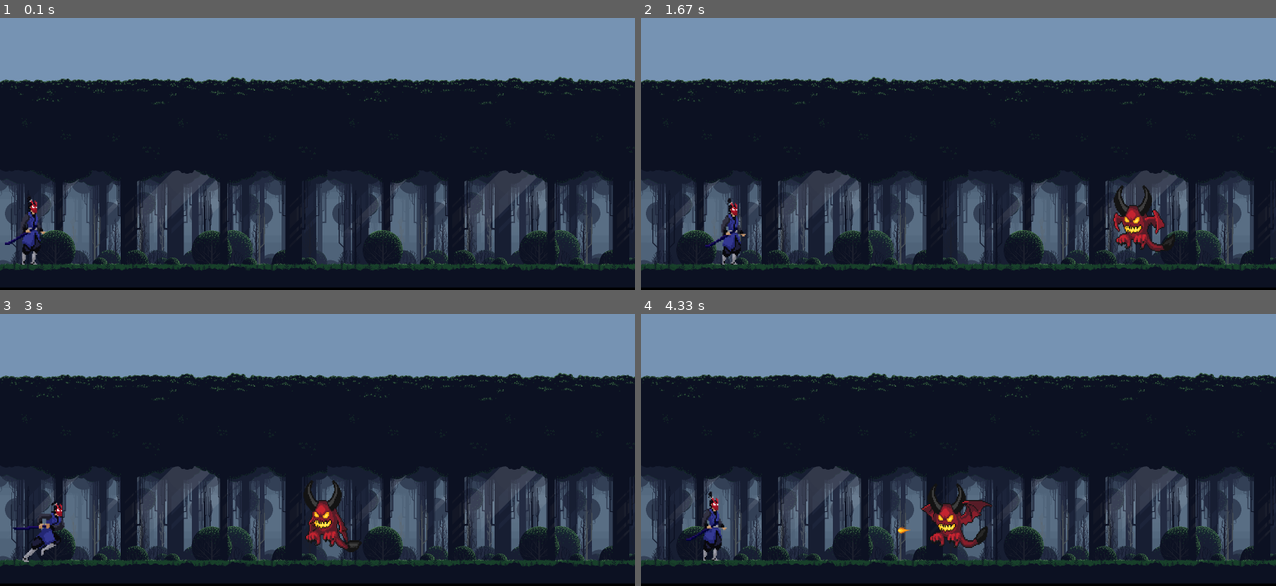
Above: before the commit, frames 1-4 (two rows, left to right).
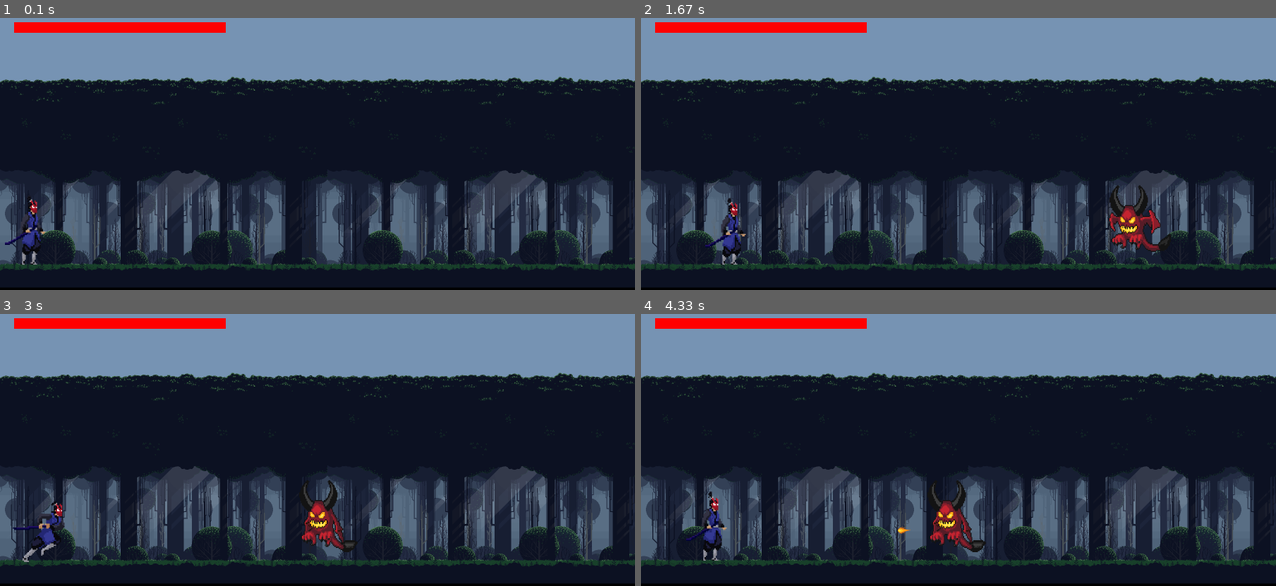
Above: after the commit, the same moments.

Repository: ShayanSam/shinobi-pygame
Game: pygame game, started from main.py
Same seed, same stepped clock (60 frames per second), same inputs: the game is played once before the commit and once after it.
Inputs:
- Up to frame 1 (0.1 s): no input
- Up to frame 2 (1.67 s): tap Space at 0.33 s; hold Right 0.67-1.13 s; hold Right 1.17-1.63 s
- Up to frame 3 (3 s): hold Left 1.67-2.2 s; hold Left 2.23-2.63 s; hold Right from 2.67 s (still down)
- Up to frame 4 (4.33 s): release Right at 3.3 s; hold Left 3.33-3.8 s; hold Right 3.83-4.3 s

The runs differ from the first frame. In frame 1, 1.3% of the frame differs, in the area x 2-36%, y 1-6%; in frame 2, 2.4%, in the area x 2-85%, y 1-87%; in frame 3, 2.3%; in frame 4, 2.4%.

Commit message:
add health bar

Diff:
--- a/flying_demon.py
+++ b/flying_demon.py
@@ -1,3 +1,4 @@
+from sys import pycache_prefix
 import pygame
 from settings import *
 
@@ -10,31 +11,22 @@
         self.width = 220
         self.height = 210
         self.health = 80
-        self.count = 3
+        self.count = 10
         self.is_it_stop = False
         self.projectile_x = 900
         self.projectile_y = 640
         self.flying_frames = [pygame.transform.scale(pygame.image.load(f"./assets/flying_demon/demon_flying_{i}.png"),(self.height,self.width)) for i in range(4)]
         self.attack_frames = [pygame.transform.scale(pygame.image.load(f"./assets/flying_demon/demon_attack_{i}.png"),(self.height,self.width)) for i in range(8)]
         self.bk_flying_frames = [pygame.transform.scale(pygame.transform.flip(pygame.image.load(f"./assets/flying_demon/demon_flying_{i}.png"), True, False),(self.height,self.width)) for i in range(4)]
-
         self.hurt_frame = pygame.transform.scale(pygame.image.load(f"./assets/flying_demon/hurt_1.png"),(self.height,self.width))
-
-
         self.bk_hurt_frame = pygame.transform.scale(pygame.transform.flip(pygame.image.load(f"./assets/flying_demon/hurt_1.png"),True, False),(self.height,self.width))
-
         self.projectile = pygame.transform.scale(pygame.image.load(f"./assets/flying_demon/projectile.png"),(48, 32))
         self.projectile_rect = self.projectile.get_rect()
         self.projectile_rect.center = (self.projectile_x, self.projectile_y)
-
         self.bk_projectile = pygame.transform.scale(pygame.transform.flip(pygame.image.load(f"./assets/flying_demon/projectile.png"), True, False),(48, 32))
         self.bk_projectile_rect = self.projectile.get_rect()
         self.bk_projectile_rect.center = (self.projectile_x, self.projectile_y)
         self.bk_mask_projectile = pygame.mask.from_surface(self.bk_projectile)
-
-        self.death_frames = [pygame.transform.scale(pygame.image.load(f"./assets/flying_demon/death_{i}.png"),(self.height,self.width)) for i in range(7)]
-
-        self.bk_death_frames = [pygame.transform.scale(pygame.transform.flip(pygame.image.load(f"./assets/flying_demon/death_{i}.png"),True, False),(self.height,self.width)) for i in range(7)]
         self.current_sprite = 0
         self.image = self.flying_frames[self.current_sprite]
         self.rect = self.image.get_rect()
@@ -45,7 +37,6 @@
 
     def update(self, hero, keys, screen, group):
         if self.count > 0:
-            group.draw(screen)
             self.current_sprite += 0.3
             self.rect.center = (self.x_p ,self.y_p)
             self.fly_forward()
@@ -53,8 +44,7 @@
             self.attack(screen, hero)
             self.hurt(hero.facing_forward, hero.sword_rect, keys )
             self.death()
-            self.death_animation(hero.facing_forward)
-            print(self.is_it_stop)
+            group.draw(screen)
 
 
 
@@ -116,17 +106,9 @@
             self.health -= 20
 
 
-    def death_animation(self, facing_forward):
-        if self.health < 0 :
-            if self.current_sprite >= len(self.death_frames):
-                self.current_sprite = 0
-            if facing_forward:
-                 self.image = self.death_frames[int(self.current_sprite)]
-            else:
-                self.imgae = self.bk_death_frames[int(self.current_sprite)]
 
     def death(self):
-        if self.health < 0  :
+        if self.health < 0 :
             self.is_it_stop = False
             self.count -= 1
             self.x_p = 2300
--- a/hero.py
+++ b/hero.py
@@ -19,8 +19,8 @@
         self.attack_frame = pygame.transform.scale(pygame.image.load(f"./assets/hero/attack_2.png"),(self.width,self.height))
         self.bk_attack_frame = pygame.transform.scale(pygame.transform.flip(pygame.image.load(f"./assets/hero/attack_2.png"), True, False),(self.width,self.height))
 
-        self.take_hit_frame = pygame.transform.scale(pygame.image.load(f"./assets/hero/hero_take_hit_0.png"),(self.width,self.height))
-        self.bk_take_hit_frame = pygame.transform.scale(pygame.transform.flip(pygame.image.load(f"./assets/hero/hero_take_hit_0.png"),True, False),(self.width,self.height))
+        self.take_hit_frame = pygame.transform.scale(pygame.image.load(f"./assets/hero/hit.png"),(self.width,self.height))
+        self.bk_take_hit_frame = pygame.transform.scale(pygame.transform.flip(pygame.image.load(f"./assets/hero/hit.png"),True, False),(self.width,self.height))
 
 
         self.jump_frame = pygame.transform.scale(pygame.image.load(f"./assets/hero/hero_jump_0.png"),(self.width,self.height))
@@ -35,6 +35,7 @@
         self.mask_img = self.mask.to_surface()
         self.facing_forward = True
         self.sword_rect = pygame.Rect(self.x_p, 550, 220, 140)
+        self.health_bar = pygame.Rect(40,40 ,600 ,30)
 
 
 
@@ -69,7 +70,6 @@
 
 
     def attack(self):
-
         if self.facing_forward:
             self.image = self.attack_frame
         else:
@@ -81,6 +81,7 @@
 
     def take_hit(self):
 
+        self.health_bar.width -= 50
         if self.facing_forward:
             self.image = self.take_hit_frame
         else:
@@ -103,7 +104,8 @@
                 self.velocity = 20
                 self.jumping = False
 
-    def hero_update(self):
+    def hero_update(self, screen):
+        pygame.draw.rect(screen , (255,0,0), self.health_bar)
         self.current_sprite += 0.1
         self.idel_update()
         if self.hit:
--- a/main.py
+++ b/main.py
@@ -1,6 +1,5 @@
 import pygame, sys
 
-from pygame.image import frombytes
 import flying_demon
 from hero import Hero
 from settings import *
@@ -47,7 +46,7 @@
 
 
 
-    hero.hero_update()
+    hero.hero_update(screen)
     flying_demon.update(hero, keys, screen, enemy_sprite_group)
 
     if keys[pygame.K_RIGHT]:
Binary file removed: assets/hero/hero_take_hit_0.png
Binary file removed: assets/hero/hero_take_hit_1.png
Binary file removed: assets/hero/hero_take_hit_2.png
Binary file added: assets/hero/hit.png
